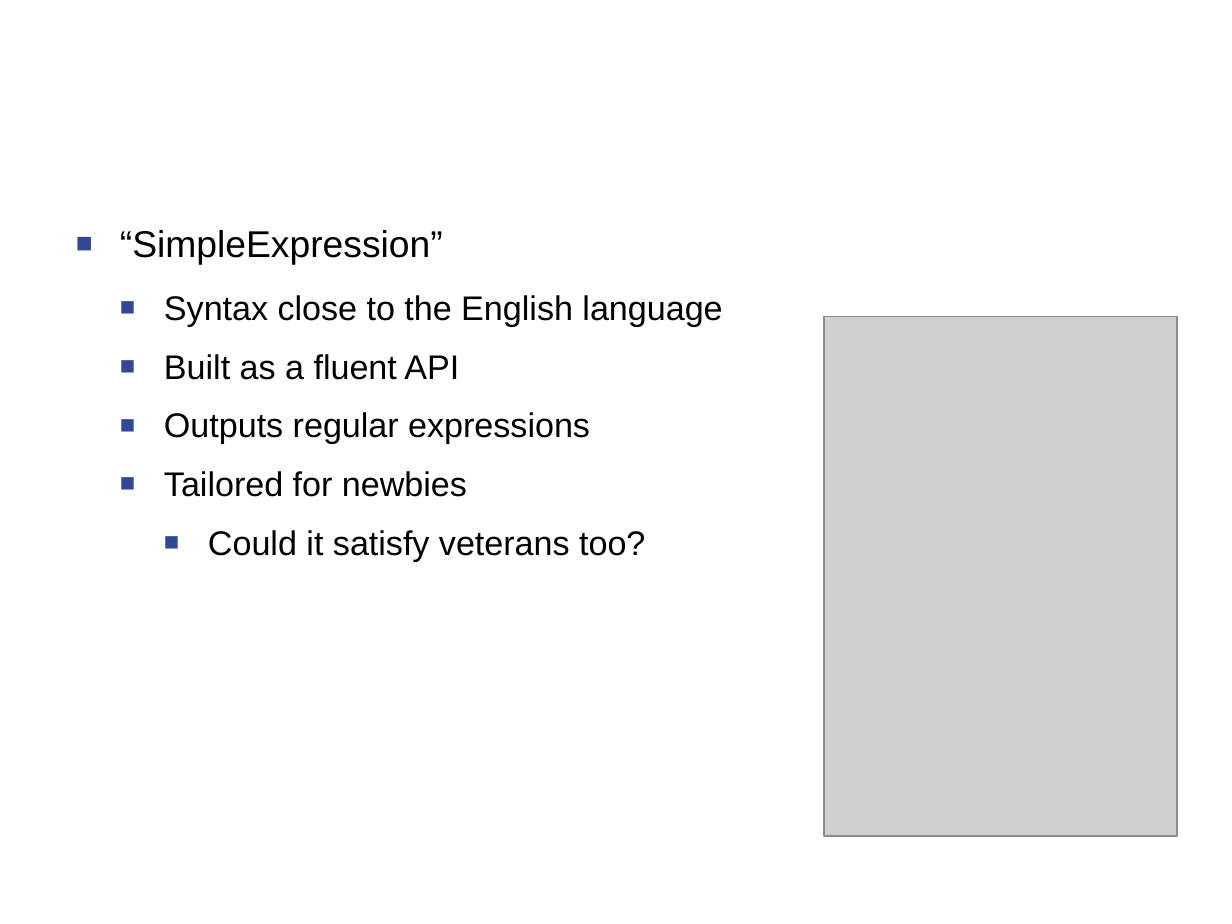
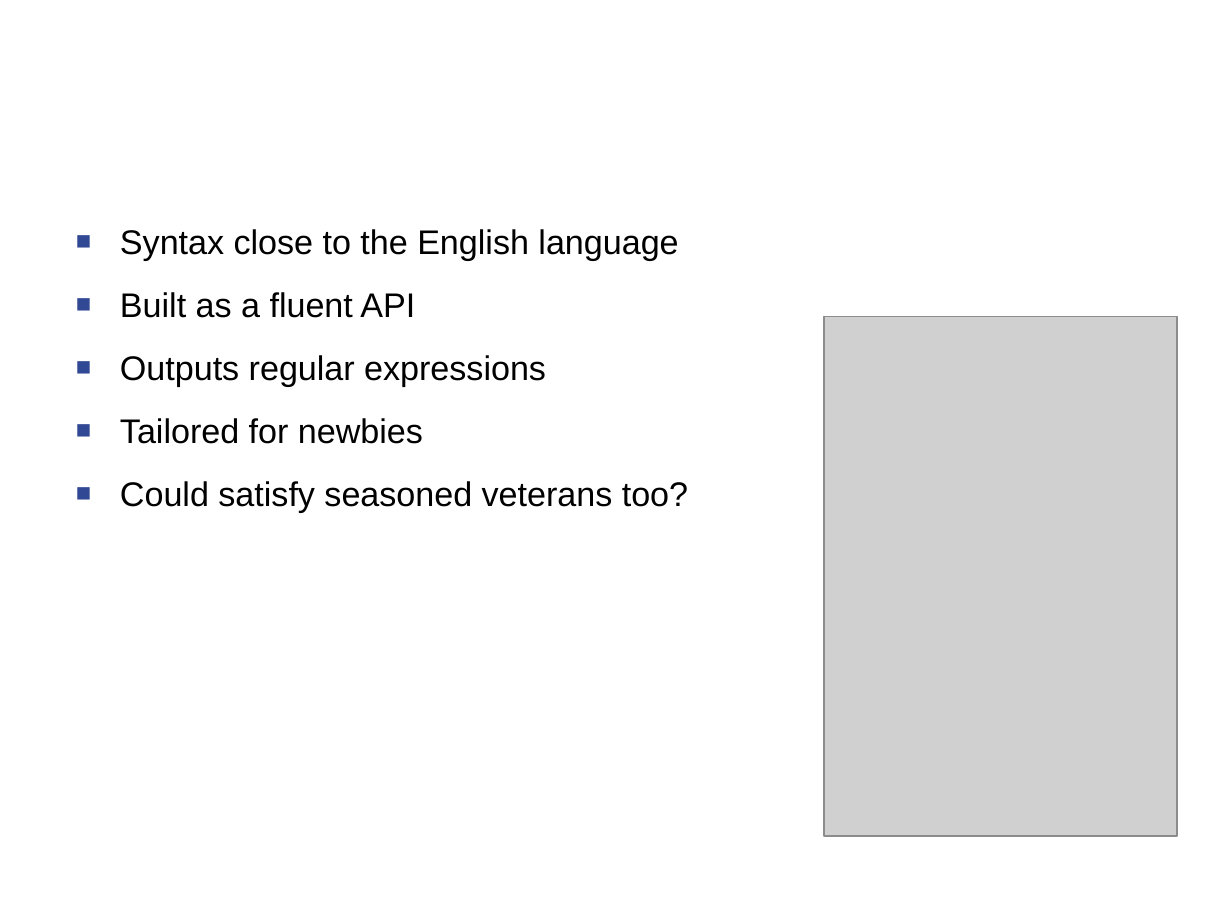
Before and after one commit to Timothep/Talk.LostInTranslation, a slide deck: slide 5 of LostInTranslation.odp (slide 4 before the commit). Drawn at 1232x924 pixels with LibreOffice and Linux fonts; fonts in the diff are those of the drawing; grey boxes stand for pictures; background and template pictures are left out. Boxes give left, top, right and bottom in pixels: in the first picture for what was removed or moved away, otherwise in the second. Text is boxed around its words. In the diff, an @@ line names an element or a change of style, - is before the commit and + after.

```diff
--- a/LostInTranslation.odp
+++ b/LostInTranslation.odp
@@ text at box(120, 230, 443, 265): paragraph removed @@
-■ “SimpleExpression”
@@ text at box(120, 229, 678, 444): list level 2 to 1 in "Syntax close to the English ..."; list level 2 to 1 in "Built as a fluent API"; list level 2 to 1 in "Outputs regular expressions"; list level 2 to 1 in "Tailored for newbies" @@
@@ text at box(120, 481, 688, 512): text changed @@
-    ■ Could it satisfy veterans too?
+■ Could satisfy seasoned veterans too?
```
Also in this commit, not shown: 16 other slides changed, 1 slide added.
